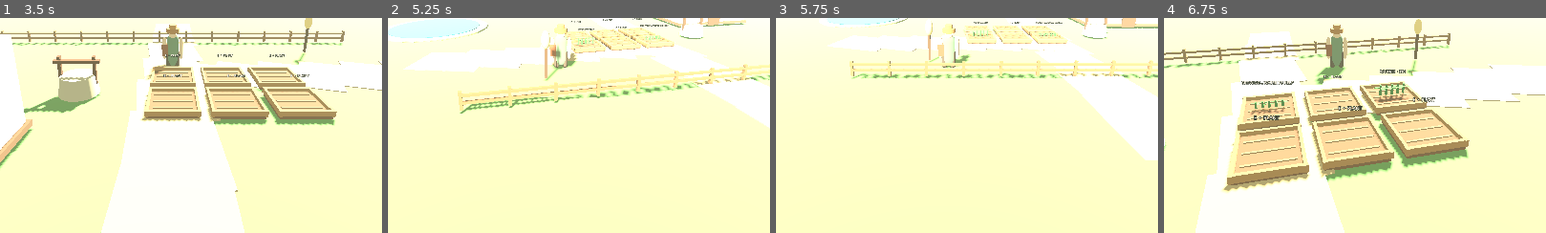
Above: before the commit, frames 1-4 (left to right).
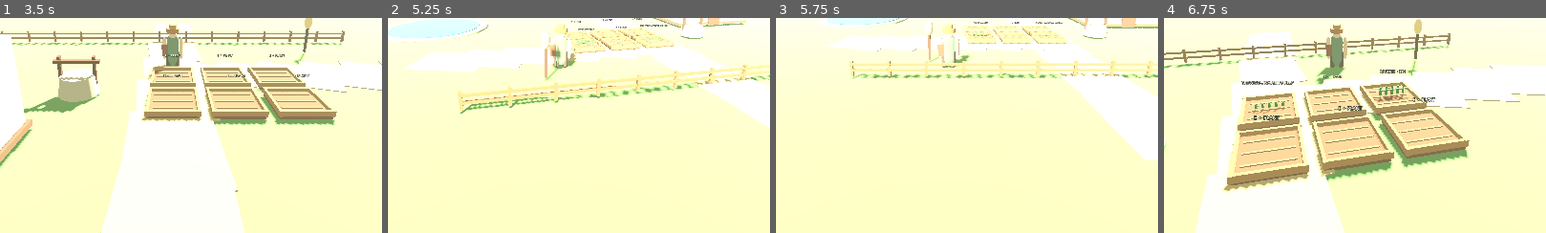
Above: after the commit, the same moments.

Repository: dehornedunikorn/postnukefarm
Game: Godot game, scene res://scenes/main.tscn
Two runs of this game, one before a commit and one after it. Both use one fixed random seed, a clock stepped at 60 frames per second and the inputs below.
Inputs:
- Up to frame 1 (3.5 s): click "TEND" at 0.5 s; click "ENTER THE GREEN VALE" at 1.25 s; tap Enter at 2 s; hold W (move_forward) from 2.03 s (still down); tap E at 2.1, 2.85 s
- Up to frame 2 (5.25 s): release W (move_forward) at 3.53 s; hold A (move_left) 3.53-5.03 s; tap E at 3.6, 4.35, 5.1 s; hold S (move_back) from 5.03 s (still down)
- Up to frame 3 (5.75 s): keep holding S (move_back)
- Up to frame 4 (6.75 s): release S (move_back) at 5.78 s; hold D (move_right) 5.78-6.53 s; tap E at 5.85, 6.6 s; hold W (move_forward) from 6.53 s (still down)
The pictures show only the part of the screen within x 27-77%, y 43-93%; the shares and areas given below are measured in that part.

Frame 1 is identical in both runs. In frame 2, less than 0.1% of the frame differs, in the area x 49-73%, y 8-14%; in frame 3, less than 0.1%; in frame 4, 0.4%, in the area x 22-65%, y 30-46%.

Commit message:
Replace placeholder crop meshes with Quaternius crop growth-stage models

Diff:
--- a/game/scripts/farm_plot.gd
+++ b/game/scripts/farm_plot.gd
@@ -2,6 +2,7 @@
 
 var state := 0 # 0 empty, 1 growing, 2 ready
 var growth := 0.0
+var last_visual_stage := -1
 const GROWTH_SECONDS := 12.0
 var crop_visual: Node3D
 var label: Label3D
@@ -45,6 +46,10 @@
 func _process(delta: float) -> void:
     if state != 1: return
     growth += delta
+    var visual_stage := int(floor(growth / GROWTH_SECONDS * 4.0))
+    if visual_stage != last_visual_stage:
+        last_visual_stage = visual_stage
+        _show_crop(clampf(growth / GROWTH_SECONDS, 0.0, 1.0))
     if growth >= GROWTH_SECONDS:
         state = 2
         label.text = "READY TO PICK!"
@@ -76,6 +81,7 @@
         world.seed_count -= 1
         state = 1
         growth = 0.0
+        last_visual_stage = -1
         label.text = "GROWING... WATER TO HELP"
         _show_crop(0.35)
     elif state == 1:
@@ -101,14 +107,30 @@
     if crop_visual:
         crop_visual.queue_free()
     crop_visual = Node3D.new()
+    crop_visual.name = "QuaterniusCropVisual"
     add_child(crop_visual)
+
+    var world = get_meta("world")
+    var crop_scene: PackedScene = world.get_crop_scene(int(get_instance_id()), height_factor)
+    if crop_scene != null:
+        # Five individual plants create a readable row inside the timber bed.
+        for i in range(5):
+            var plant := crop_scene.instantiate() as Node3D
+            if plant == null: continue
+            plant.position = Vector3(-0.66 + i * 0.33, 0.16, 0)
+            plant.scale = Vector3.ONE * 0.42
+            plant.rotation.y = float(i) * 0.73
+            crop_visual.add_child(plant)
+        return
+
+    # Safe visual fallback for local editor runs before the optional crop pack is downloaded.
     var leaf_color := Color("#5c9a4b") if state == 1 else Color("#e6b94e")
     for i in range(5):
         var stem := MeshInstance3D.new()
         var mesh := CylinderMesh.new()
         mesh.top_radius = 0.035
         mesh.bottom_radius = 0.055
-        mesh.height = 0.75 * height_factor
+        mesh.height = 0.75 * maxf(height_factor, 0.15)
         stem.mesh = mesh
         stem.position = Vector3(-0.55 + i * 0.27, 0.28 + mesh.height * 0.5, 0)
         stem.material_override = _mat(Color("#47783d"))
@@ -116,8 +138,8 @@
         for side in [-1, 1]:
             var leaf := MeshInstance3D.new()
             var leaf_mesh := SphereMesh.new()
-            leaf_mesh.radius = 0.19 * height_factor
-            leaf_mesh.height = 0.13 * height_factor
+            leaf_mesh.radius = 0.19 * maxf(height_factor, 0.15)
+            leaf_mesh.height = 0.13 * maxf(height_factor, 0.15)
             leaf.mesh = leaf_mesh
             leaf.position = stem.position + Vector3(0.11 * side, 0.17 * height_factor, 0.08 * side)
             leaf.scale = Vector3(1.35, 0.5, 0.65)
